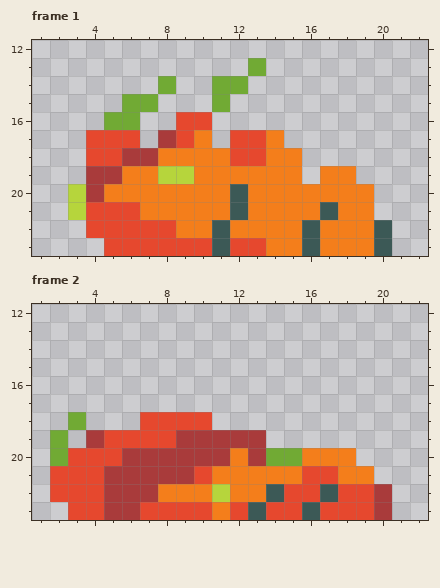
Pixel-art file, stored at res/crawler-die.ase. The picture above is the old version.
24x24 pixels, 2 frames. Shown: frame 1: x 1..22, y 12..23; frame 2: x 1..22, y 12..23.
The result:
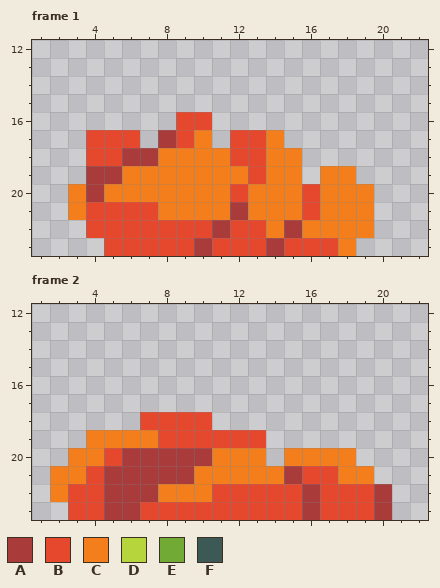
Palette (. is transparent): A #a93b3b  B #e6482e  C #f47e1b  D #b6d53c  E #71aa34  F #3c5956
From old to new:
Frame 1:
The author changed colour B to colour A in row 23 at x 10.
The author changed colour C to colour A in row 22 at x 15; in row 23 at x 14.
The author changed colour F to colour A in row 21 at x 12; in row 22 at x 11.
The author changed colour C to colour B in row 19 at x 13; in row 20 at x 16; in row 21 at x 7 and 16; in row 22 at x 9 to 10 and 12 to 13; in row 23 at x 15 and 17.
The author changed colour F to colour B in row 20 at x 12; in row 23 at x 11 and 16.
The author changed colour D to colour C in row 19 at x 8 to 9; in rows 20 to 21 at x 3.
The author changed colour F to colour C in row 21 at x 17; in row 22 at x 16.
The author cleared colour C in row 23 at x 19.
The author cleared colour E in row 13 at x 13; in row 14 at x 8 and 11 to 12; in row 15 at x 6 to 7 and 11; in row 16 at x 5 to 6.
The author cleared colour F in rows 22 to 23 at x 20.
Frame 2:
The author changed colour B to colour A in row 22 at x 16.
The author changed colour C to colour A in row 21 at x 15.
The author changed colour F to colour A in row 23 at x 16.
The author changed colour A to colour B in row 19 at x 9 to 13.
The author changed colour C to colour B in row 22 at x 12 to 13; in row 23 at x 11.
The author changed colour D to colour B in row 22 at x 11.
The author changed colour F to colour B in row 22 at x 14 and 17; in row 23 at x 13.
The author changed colour A to colour C in row 19 at x 4; in row 20 at x 11 and 13.
The author changed colour B to colour C in row 19 at x 5 to 7; in row 20 at x 3 to 4; in row 21 at x 2 to 3 and 10; in row 22 at x 2.
The author changed colour E to colour C in row 20 at x 15.
The author cleared colour E in row 18 at x 3; in row 19 at x 2; in row 20 at x 2 and 14.
